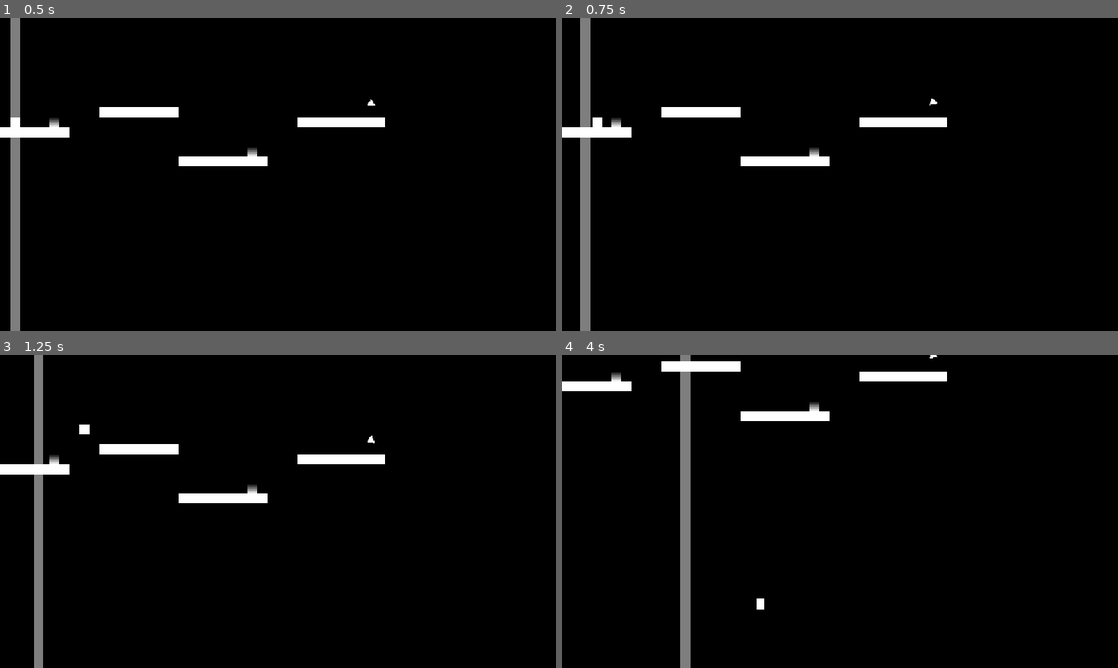
Above: before the commit, frames 1-4 (two rows, left to right).
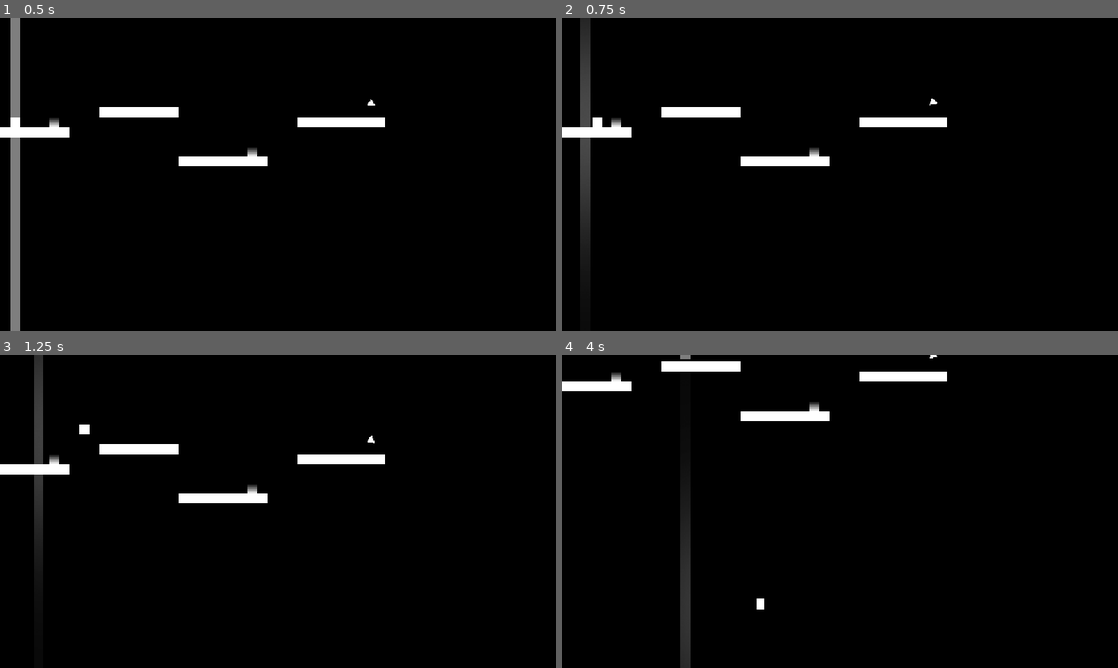
Above: after the commit, the same moments.

Repository: noahwu8888/gmtk-cogs-2025
Game: Godot game, scene res://scenes/atlinx.tscn
Two runs of this game, one before a commit and one after it. Both use one fixed random seed, a clock stepped at 60 frames per second and the inputs below. Sound files missing from this copy of the repository are replaced by a short silence.
Inputs:
- Up to frame 1 (0.5 s): no input
- Up to frame 2 (0.75 s): tap Enter (ui_accept) at 0.5 s; hold D (p1_right) from 0.53 s (still down); hold Shift from 0.53 s (still down)
- Up to frame 3 (1.25 s): keep holding D (p1_right); keep holding Shift; tap W (p1_jump) at 0.77 s
- Up to frame 4 (4 s): release Shift at 1.28 s; tap Shift at 1.35, 2.85 s; tap W (p1_jump) at 1.52, 3.02, 3.77 s; release D (p1_right) at 2.03 s; hold A (p1_left) 2.03-2.78 s; hold Shift 2.03-2.78 s; tap P at 2.1 s; hold D (p1_right) from 2.78 s (still down); hold Shift from 3.53 s (still down)

Frame 1 is identical in both runs. In frame 2, 1.8% of the frame differs, in the area x 3-6%, y 0-100%; in frame 3, 1.6%; in frame 4, 1.8%.

Commit message:
started darkness settings, hit shift to adjust

Diff:
--- /dev/null
+++ b/prefabs/darkness_panel.tscn
@@ -0,0 +1,8 @@
+[gd_scene load_steps=3 format=3 uid="uid://fwwt25t8gs83"]
+
+[ext_resource type="Texture2D" uid="uid://dpt30e5lu7krx" path="res://assets/art/gmtk_cave.png" id="1_d4byp"]
+[ext_resource type="Script" uid="uid://c58kl2fxeo38" path="res://scripts/darkness_panel.gd" id="2_gjho2"]
+
+[node name="DarknessPanel" type="Sprite2D"]
+texture = ExtResource("1_d4byp")
+script = ExtResource("2_gjho2")
--- a/prefabs/player.tscn
+++ b/prefabs/player.tscn
@@ -1,7 +1,8 @@
-[gd_scene load_steps=28 format=3 uid="uid://bbkdkp0428yji"]
+[gd_scene load_steps=29 format=3 uid="uid://bbkdkp0428yji"]
 
 [ext_resource type="Script" uid="uid://cb0fq4m10gsej" path="res://scripts/player.gd" id="1_4dohe"]
 [ext_resource type="Texture2D" uid="uid://cse48w2sb0eqy" path="res://assets/art/gmtk_Square.png" id="2_4dohe"]
+[ext_resource type="PackedScene" uid="uid://fwwt25t8gs83" path="res://prefabs/darkness_panel.tscn" id="3_1txc5"]
 [ext_resource type="AnimationLibrary" uid="uid://d24k3wn1udlo0" path="res://assets/animation/player_anim_lib.res" id="3_r66lb"]
 
 [sub_resource type="CircleShape2D" id="CircleShape2D_hcn4f"]
@@ -127,8 +128,12 @@
 visuals_anim_tree = NodePath("VisualsAnimationTree")
 sprite = NodePath("Visuals/Sprite2D")
 
+[node name="DarknessPanel" parent="." instance=ExtResource("3_1txc5")]
+position = Vector2(0, 128)
+
 [node name="Visuals" type="Node2D" parent="."]
 position = Vector2(0, 128)
+scale = Vector2(1.04585, 0.9083)
 
 [node name="Sprite2D" type="Sprite2D" parent="Visuals"]
 position = Vector2(0, -128)
--- /dev/null
+++ b/scripts/darkness_panel.gd
@@ -0,0 +1,31 @@
+extends Sprite2D
+
+enum Difficulty {
+	OFF,
+	EASY,
+	NORMAL,
+	HARD
+}
+
+@export var difficulty: Difficulty
+var is_pressed: bool = false
+
+func _process(delta: float) -> void:
+	match difficulty:
+		Difficulty.OFF:
+			visible = false
+		Difficulty.EASY:
+			visible = true
+			scale = Vector2(20, 20)
+		Difficulty.NORMAL:
+			visible = true
+			scale = Vector2(10, 10)
+		Difficulty.HARD:
+			visible = true
+			scale = Vector2(3, 3)
+	if Input.is_key_pressed(KEY_SHIFT):
+		if !is_pressed:
+			difficulty = (difficulty + 1) % 4
+		is_pressed = true
+	else:
+		is_pressed = false
Binary file added: assets/art/gmtk_cave.png
Not shown, added: assets/art/gmtk_cave.png.import
Not shown, added: scripts/darkness_panel.gd.uid
